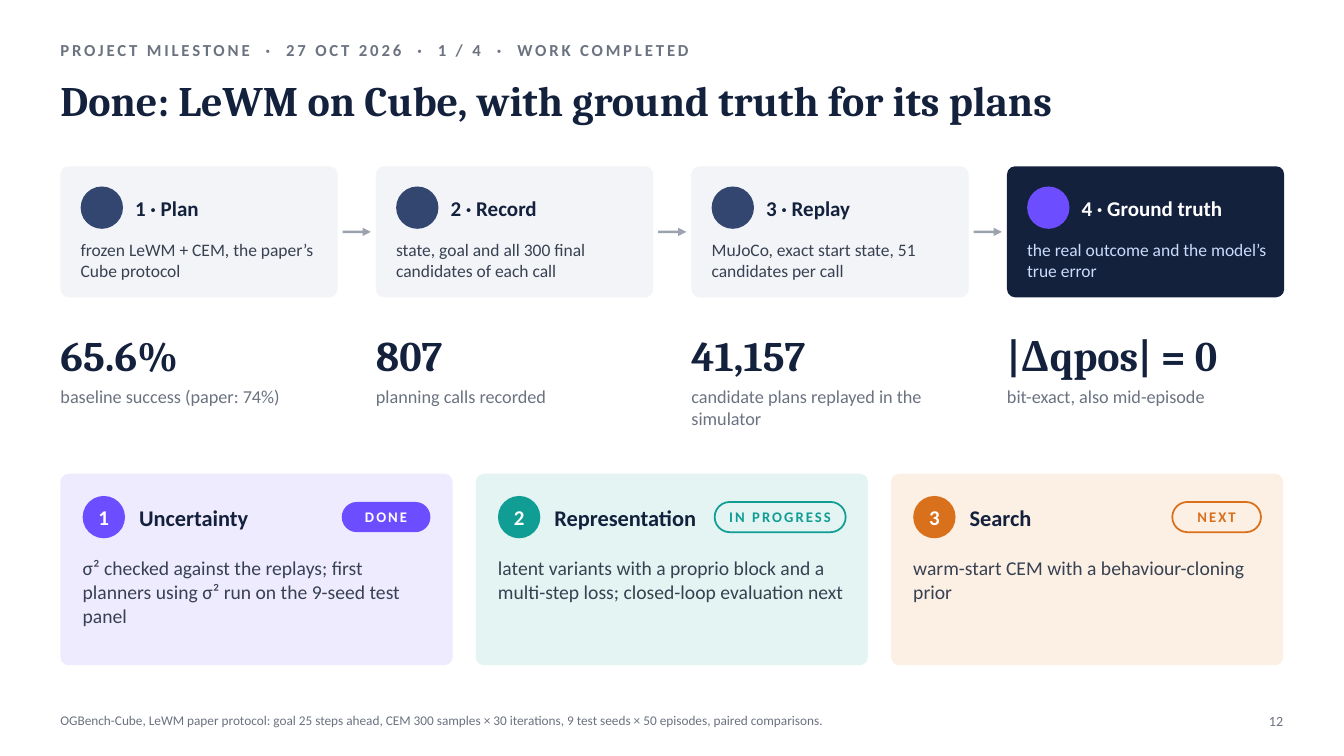
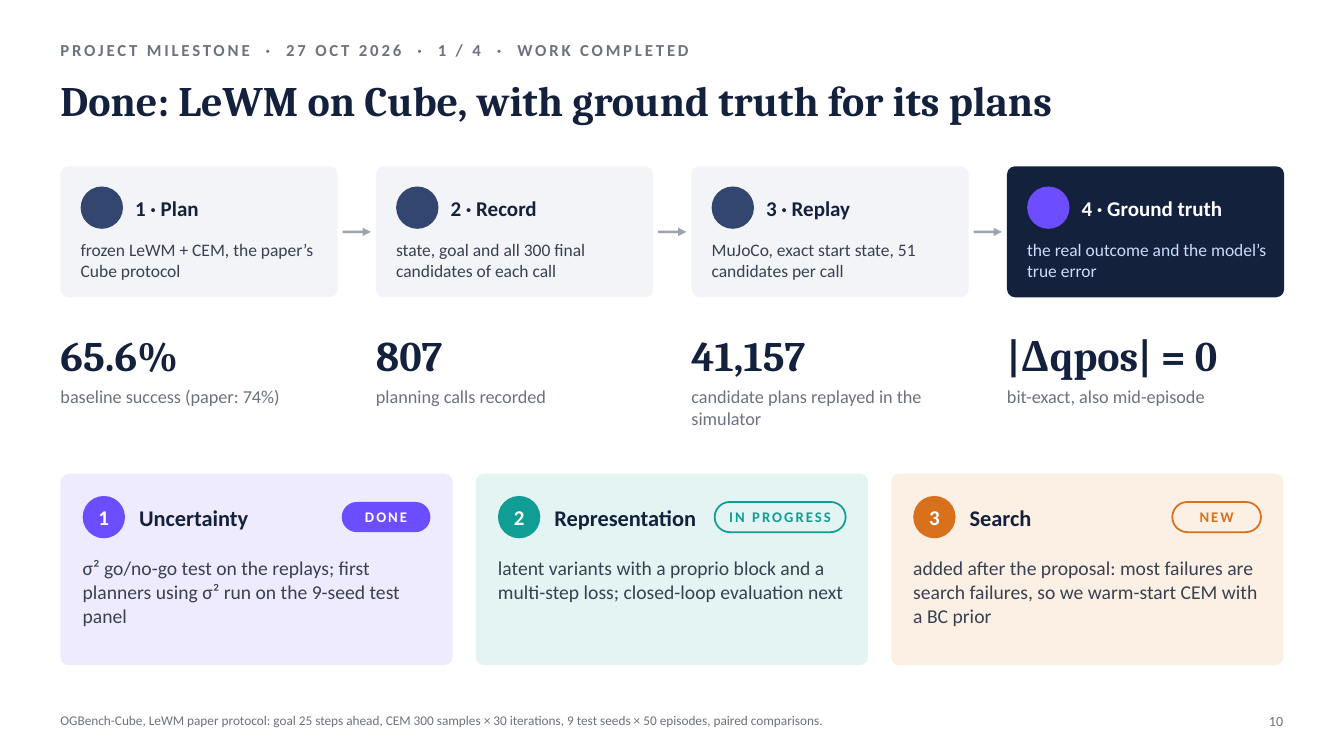
Before and after one commit to JaspinXu/uncertainty-aware-lewm, a slide deck: slide 10 of report/slides/CS5478_proposal_milestone.pptx (slide 12 before the commit). Drawn at 1344x756 pixels with LibreOffice and Linux fonts; fonts in the diff are those of the drawing; background and template pictures are left out. Boxes give left, top, right and bottom in pixels: in the first picture for what was removed or moved away, otherwise in the second. Text is boxed around its words. In the diff, an @@ line names an element or a change of style, - is before the commit and + after.

```diff
--- a/report/slides/CS5478_proposal_milestone.pptx
+++ b/report/slides/CS5478_proposal_milestone.pptx
@@ text in rounded rectangle at (1200,512,1234,522): text changed @@
-NEXT
+NEW
@@ text at (83,560,400,626): text changed @@
-σ² checked against the replays; first planners using σ² run on the 9-seed test panel
+σ² go/no-go test on the replays; first planners using σ² run on the 9-seed test panel
@@ text at (913,561,1257,626): text changed @@
-warm-start CEM with a behaviour-cloning prior
+added after the proposal: most failures are search failures, so we warm-start CEM with a BC prior
@@ text at (1269,717,1283,726): text changed @@
-12
+10
```
Also in this commit, not shown: 12 other slides changed, 2 slides removed, 2 other files.
